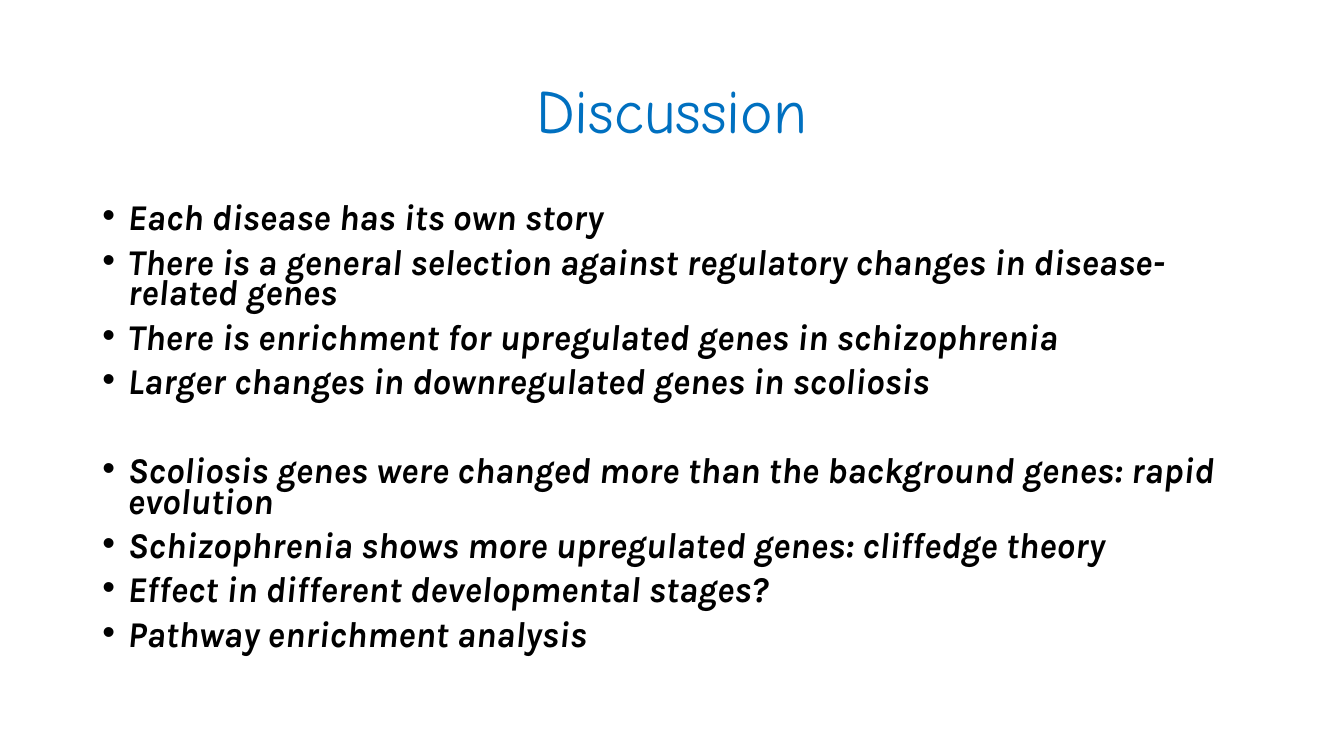
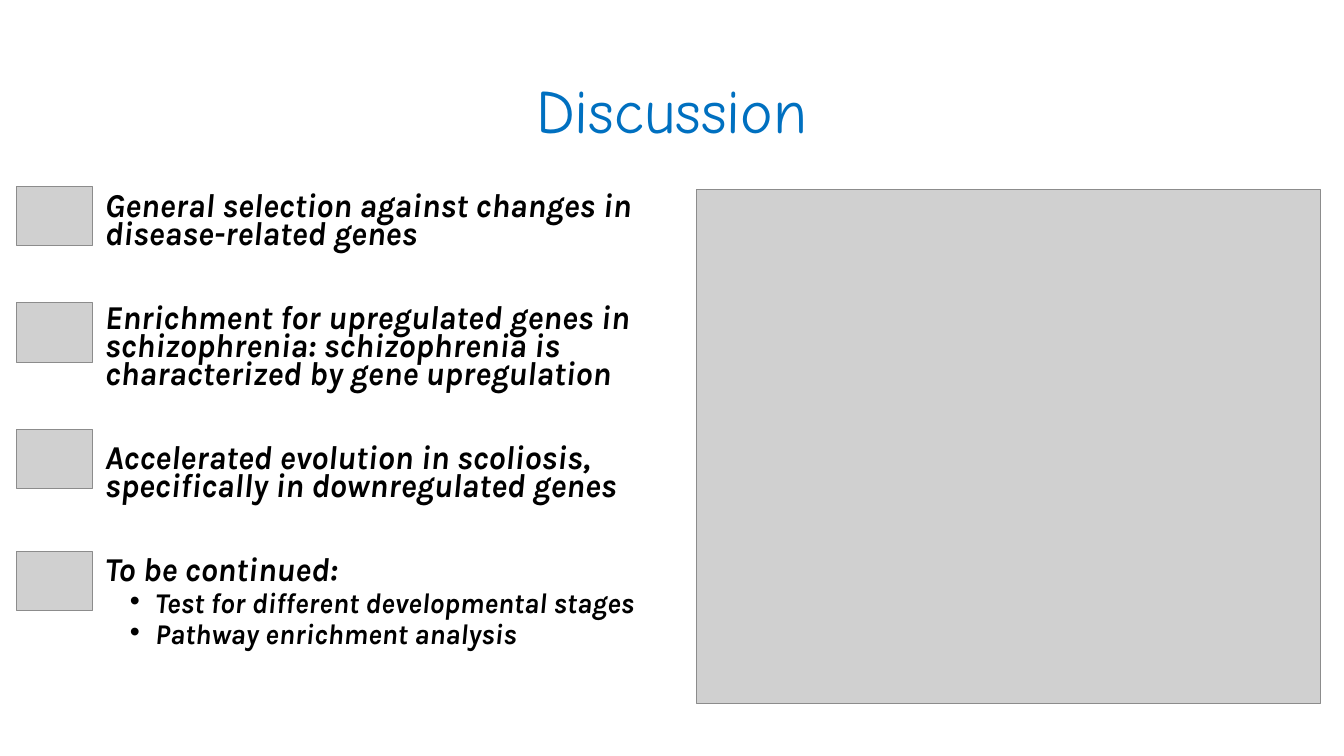
Before and after one commit to GilSasson1/DS_Project_WIS, a slide deck: slide 15 of presentation.pptx. Drawn at 1344x756 pixels with LibreOffice and Linux fonts; fonts in the diff are those of the drawing; grey boxes stand for pictures. Boxes give left, top, right and bottom in pixels: in the first picture for what was removed or moved away, otherwise in the second. Text is boxed around its words. In the diff, an @@ line names an element or a change of style, - is before the commit and + after.

Commit message:
presentation

```diff
--- a/presentation.pptx
+++ b/presentation.pptx
@@ picture added at box(17, 187, 93, 246) @@
@@ text "General selection against changes in ...": place and size @@
-text "General selection against changes in ..." at box(128, 204, 1214, 656)
+text "General selection against changes in ..." at box(105, 193, 634, 651)
@@ text at box(105, 193, 634, 620): text changed; size 25.9 to 23.8 pt @@
-• Each disease has its own story
-• There is a general selection against regulatory changes in disease-related genes
-• There is enrichment for upregulated genes in schizophrenia
-• Larger changes in downregulated genes in scoliosis
-• Scoliosis genes were changed more than the background genes: rapid evolution
-• Schizophrenia shows more upregulated genes: cliffedge theory
-• Effect in different developmental stages?
+• General selection against changes in disease-related genes
+• Enrichment for upregulated genes in schizophrenia: schizophrenia is characterized by gene upregulation
+• Accelerated evolution in scoliosis, specifically in downregulated genes
+• To be continued:
+  • Test for different developmental stages
@@ picture added at box(697, 190, 1321, 703) @@
@@ picture added at box(17, 302, 93, 362) @@
@@ picture added at box(17, 430, 93, 489) @@
@@ picture added at box(17, 552, 93, 611) @@
@@ text at box(155, 618, 516, 651): size 25.9 to 20.4 pt in "Pathway enrichment analysis"; list level 1 to 2 in "Pathway enrichment analysis" @@
```
Also in this commit, not shown: 2 other slides changed.
